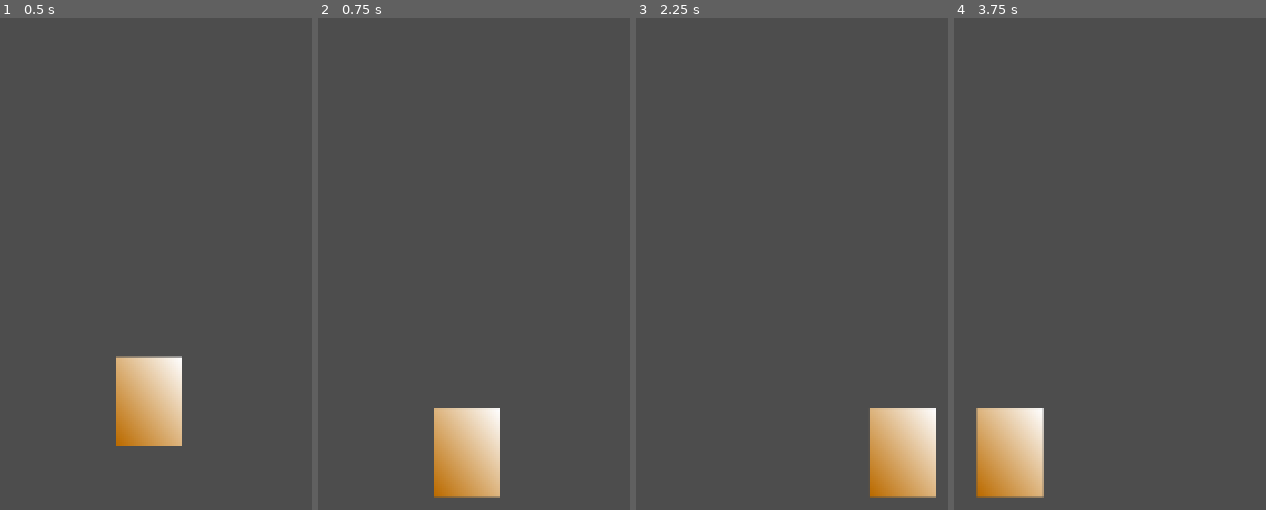
Above: before the commit, frames 1-4 (left to right).
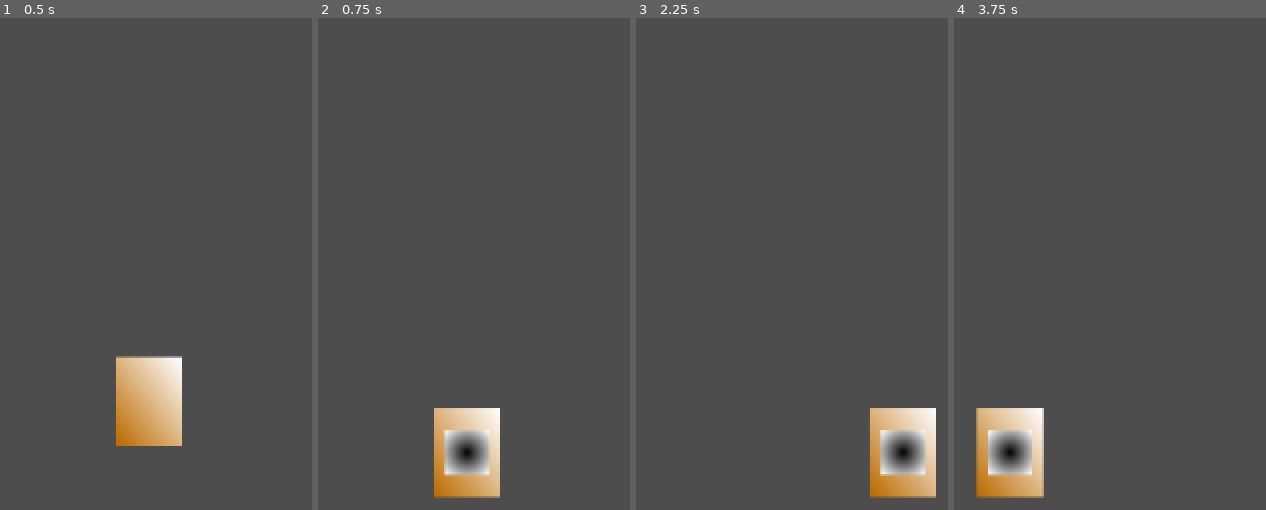
Above: after the commit, the same moments.

Repository: dranik544/explanation-overdue
Game: Godot game, scene res://scenes/main.tscn
Two runs of this game, one before a commit and one after it. Both use one fixed random seed, a clock stepped at 60 frames per second and the inputs below. The project has no main scene, so this scene is started directly.
Inputs (mouse positions are in pixels of both pictures, inside the frame that each line leads up to):
- Up to frame 1 (0.5 s): no input
- Up to frame 2 (0.75 s): move the mouse to (outside the picture) at 0.52 s; click (outside the picture) at 0.67 s
- Up to frame 3 (2.25 s): tap Enter at 1.25 s; drag from (outside the picture) to (704, 254) at 1.27 s; move the mouse to (outside the picture) at 2.02 s; click (outside the picture) at 2.17 s
- Up to frame 4 (3.75 s): tap Space at 2.75 s; drag from (1022, 254) to (outside the picture) at 2.77 s; move the mouse to (outside the picture) at 3.52 s; click (outside the picture) at 3.67 s

Frame 1 is identical in both runs. In frame 2, 1.4% of the frame differs, in the area x 40-56%, y 83-94%; in frame 3, 1.4%; in frame 4, 1.3%.

Commit message:
добавление прицеливания

Diff:
--- a/global.gd
+++ b/global.gd
@@ -1,4 +1,4 @@
 extends Node
 
 var sensivityMove: float = 1.0
-var sensivityShoot: float = 1.0
+var sensivityAim: float = 1.0
--- a/scenes/player/player.gd
+++ b/scenes/player/player.gd
@@ -1,38 +1,73 @@
 extends CharacterBody2D
 
-var touchActive: bool = false
-var touchStartX: float = 0.0
-var touchDragOffsetX: float = 0.0
+@onready var aimSprite: Sprite2D = $aimSprite
 
-@export var maxSpeedMove: float = 300.0
-@export var accelerationMove: float = 20.0
-@export var deaccelerationMove: float = 40.0
+var touchMoveActive: bool = false     # срабатывает, когда касание части экрана для ходьбы активно
+var touchMoveStartX: float = 0.0      # расчёт начальной точки касания
+var touchMoveDragOffsetX: float = 0.0 # финальный расчёт движения
+
+var touchAimActive: bool = false               # срабатывает, когда касание части экрана для прицеливания активно
+var touchAimStart: Vector2 = Vector2.ZERO      # расчёт начальной точки касания
+var touchAimDragOffset: Vector2 = Vector2.ZERO # финальный расчёт расположения прицела
+
+@export var maxSpeedMove: float = 300.0              # максимальная скорость передвижения игрока
+@export var accelerationMove: float = 20.0           # плавность начала ходьбы
+@export var deaccelerationMove: float = 40.0         # плавность конца ходьбы
 
 
+func _ready() -> void:
+	aimSprite.visible = false
+
 func _physics_process(delta: float) -> void:
-	var targetVelocityX: float = clampf(touchDragOffsetX, -maxSpeedMove, maxSpeedMove) if touchActive else 0.0
+	# расчёт силы ходьбы и плавности
+	var targetVelocityX: float = clampf(touchMoveDragOffsetX, -maxSpeedMove, maxSpeedMove) if touchMoveActive else 0.0
 	var accelMove: float = accelerationMove if targetVelocityX != 0.0 else deaccelerationMove
 
+	# плавное движение игрока
 	velocity.x = move_toward(velocity.x, targetVelocityX, accelMove)
 
+	# если касание для прицела активно, то срабатывает перемещение на позиции, иначе скрытие
+	if touchAimActive: aimSprite.position = touchAimDragOffset
+	else: aimSprite.visible = false
+
+	# гравитация и проверка касания пола
 	if not is_on_floor():
 		velocity += get_gravity() * delta
 
+	# перемещение игрока
 	move_and_slide()
 
 func _input(event: InputEvent) -> void:
+	# если игрок как-то касается экрана
 	if event is InputEventScreenTouch or event is InputEventScreenDrag:
-		if event.position.x < get_viewport_rect().size.x / 2:
+		if event.position.x < get_viewport_rect().size.x / 2: # если касание экрана было в левой части
 			leftTouch(event)
+		else:                                                 # если касание экрана было в правой части
+			rightTouch(event)
 
+# ну тут итак вроде понятно что происходит (нет)
 func leftTouch(event: InputEvent):
 	if event is InputEventScreenTouch:
 		if event.pressed:
-			touchActive = true
-			touchStartX = event.position.x
-			touchDragOffsetX = 0.0
+			touchMoveActive = true
+			touchMoveStartX = event.position.x
+			touchMoveDragOffsetX = 0.0
 		else:
-			touchActive = false
-			touchDragOffsetX = 0.0
-	elif event is InputEventScreenDrag and touchActive:
-		touchDragOffsetX = (event.position.x - touchStartX) * Global.sensivityMove
+			touchMoveActive = false
+			touchMoveDragOffsetX = 0.0
+	elif event is InputEventScreenDrag and touchMoveActive:
+		touchMoveDragOffsetX = (event.position.x - touchMoveStartX) * Global.sensivityMove
+
+func rightTouch(event: InputEvent):
+	if event is InputEventScreenTouch:
+		if event.pressed:
+			touchAimActive = true
+			touchAimStart = event.position
+			touchAimDragOffset = Vector2.ZERO
+			aimSprite.visible = true
+		else:
+			touchAimActive = false
+			touchAimDragOffset = Vector2.ZERO
+			aimSprite.visible = false
+	elif event is InputEventScreenDrag and touchAimActive:
+		touchAimDragOffset = (event.position - touchAimStart) * Global.sensivityAim
--- a/scenes/player/player.tscn
+++ b/scenes/player/player.tscn
@@ -13,6 +13,15 @@
 height = 32
 fill_from = Vector2(0, 1)
 
+[sub_resource type="Gradient" id="Gradient_dovo2"]
+
+[sub_resource type="GradientTexture2D" id="GradientTexture2D_gmlin"]
+gradient = SubResource("Gradient_dovo2")
+width = 32
+height = 32
+fill = 1
+fill_from = Vector2(0.5, 0.5)
+
 [node name="player" type="CharacterBody2D"]
 script = ExtResource("1_8afob")
 
@@ -21,3 +30,7 @@
 
 [node name="Sprite2D" type="Sprite2D" parent="."]
 texture = SubResource("GradientTexture2D_dovo2")
+
+[node name="aimSprite" type="Sprite2D" parent="."]
+scale = Vector2(0.5, 0.5)
+texture = SubResource("GradientTexture2D_gmlin")
Not shown: 1 places in scenes/player/player.tscn that only renumber resources
